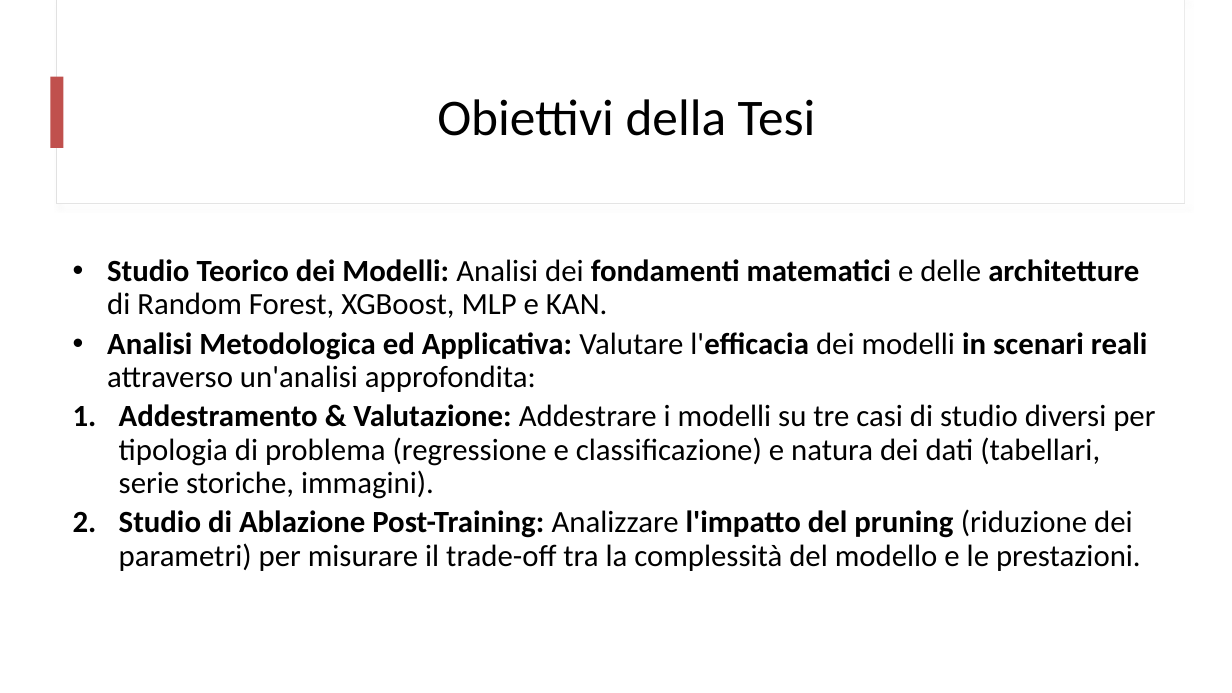
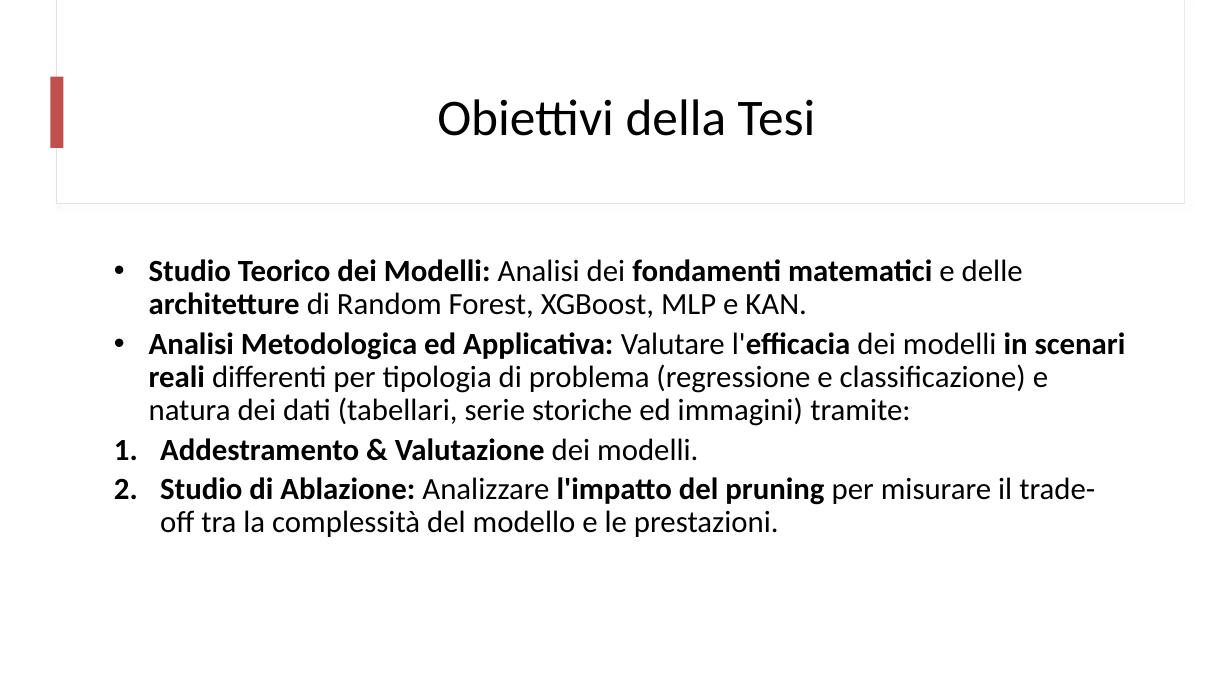
Before and after one commit to mtomas03/Thesis_Paper, a slide deck: slide 2 of Presentation.pptx. Drawn at 1232x693 pixels with LibreOffice and Linux fonts; fonts in the diff are those of the drawing. Boxes give left, top, right and bottom in pixels: in the first picture for what was removed or moved away, otherwise in the second. Text is boxed around its words. In the diff, an @@ line names an element or a change of style, - is before the commit and + after.

Commit message:
Modified Presentation.

```diff
--- a/Presentation.pptx
+++ b/Presentation.pptx
@@ text "Studio Teorico dei Modelli: Analisi ...": place and size @@
-text "Studio Teorico dei Modelli: Analisi ..." at [107,259,1155,571]
+text "Studio Teorico dei Modelli: Analisi ..." at [149,259,1126,537]
@@ text at [149,332,1126,537]: text changed @@
-• Analisi Metodologica ed Applicativa: Valutare l'efficacia dei modelli in scenari reali attraverso un'analisi approfondita:
-1. Addestramento & Valutazione: Addestrare i modelli su tre casi di studio diversi per tipologia di problema (regressione e classificazione) e natura dei dati (tabellari, serie storiche, immagini).
-2. Studio di Ablazione Post-Training: Analizzare l'impatto del pruning (riduzione dei parametri) per misurare il trade-off tra la complessità del modello e le prestazioni.
+• Analisi Metodologica ed Applicativa: Valutare l'efficacia dei modelli in scenari reali differenti per tipologia di problema (regressione e classificazione) e natura dei dati (tabellari, serie storiche ed immagini) tramite:
+1. Addestramento & Valutazione dei modelli.
+2. Studio di Ablazione: Analizzare l'impatto del pruning per misurare il trade-off tra la complessità del modello e le prestazioni.
```
Also in this commit, not shown: 6 other slides changed.
